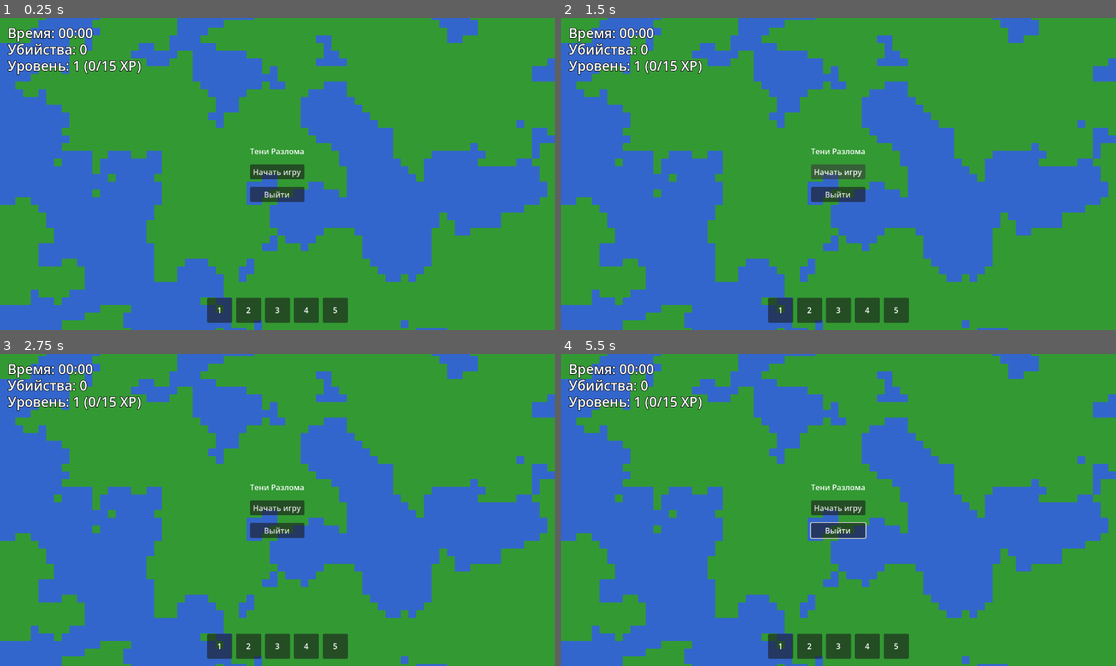
Above: before the commit, frames 1-4 (two rows, left to right).
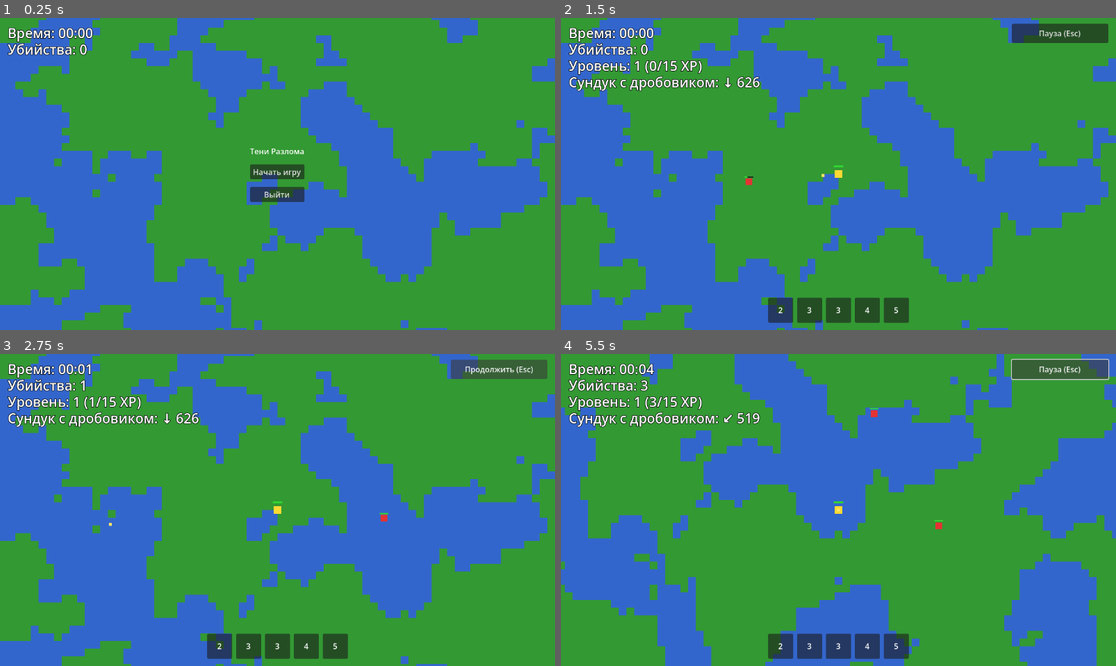
Above: after the commit, the same moments.

Repository: aegissana-sudo/vada
Game: Godot game, scene res://Main.tscn
Two runs of this game, one before a commit and one after it. Both use one fixed random seed, a clock stepped at 60 frames per second and the inputs below.
Inputs (mouse positions are in pixels of both pictures, inside the frame that each line leads up to):
- Up to frame 1 (0.25 s): no input
- Up to frame 2 (1.5 s): click "Начать игру" at 0.5 s; click (838, 170) at 1.25 s, where only the run before the commit has a clickable "Начать игру"
- Up to frame 3 (2.75 s): click (499, 369) at 2 s, where only the run after the commit has a clickable "Пауза (Esc)"
- Up to frame 4 (5.5 s): click (1060, 369) at 2.75 s, where only the run after the commit has a clickable "Продолжить (Esc)"; hold Right (ui_right) 3.53-4.28 s; hold 1 3.53-4.28 s; hold Down (ui_down) 4.28-5.03 s; tap 2 at 4.35 s; hold Right (ui_right) from 5.03 s (still down); hold 3 from 5.03 s (still down)

The runs differ from the first frame. In frame 1, 2.4% of the frame differs, in the area x 1-63%, y 13-98%; in frame 2, 2.9%; in frame 3, 3.1%; in frame 4, 50%, in the area x 0-100%, y 0-100%.
Error before the commit: Parse Error: Cannot infer the type of "collider" variable because the value doesn't have a set type. (res://scripts/player.gd:195)

Commit message:
Fix collider type inference in player lightning raycast

Diff:
--- a/scripts/player.gd
+++ b/scripts/player.gd
@@ -192,7 +192,7 @@
 
     if not hit.is_empty():
         end_point = hit.position
-        var collider := hit.collider
+        var collider: Node = hit.collider
         if collider != null and collider.is_in_group("enemies") and collider.has_method("take_damage"):
             collider.take_damage(staff_beam_damage)
 
